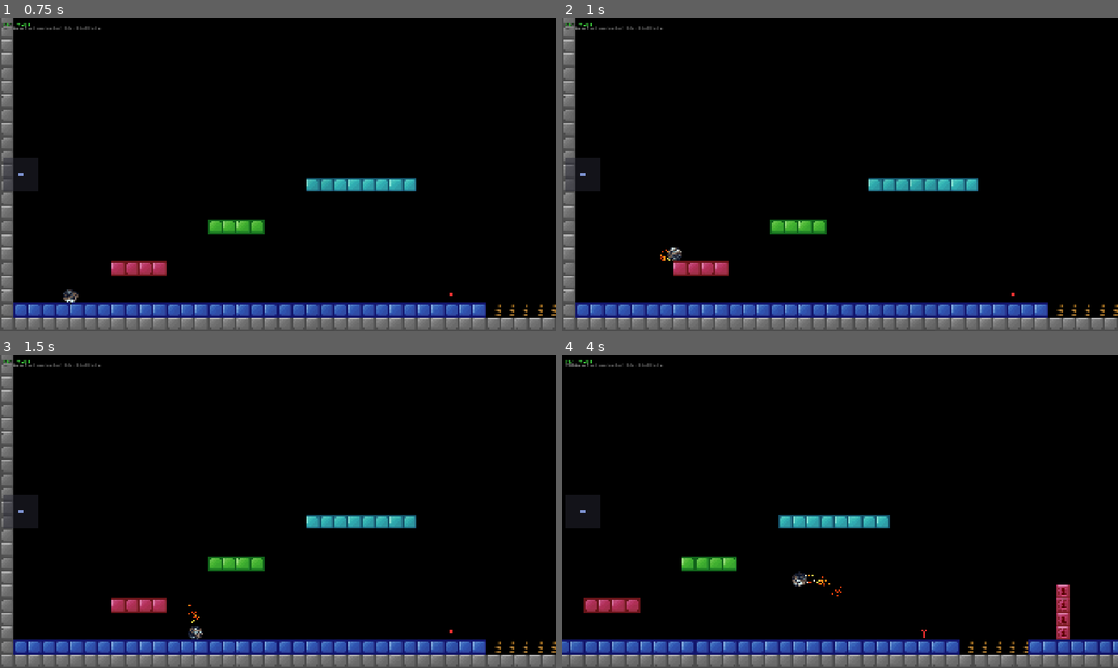
Above: before the commit, frames 1-4 (two rows, left to right).
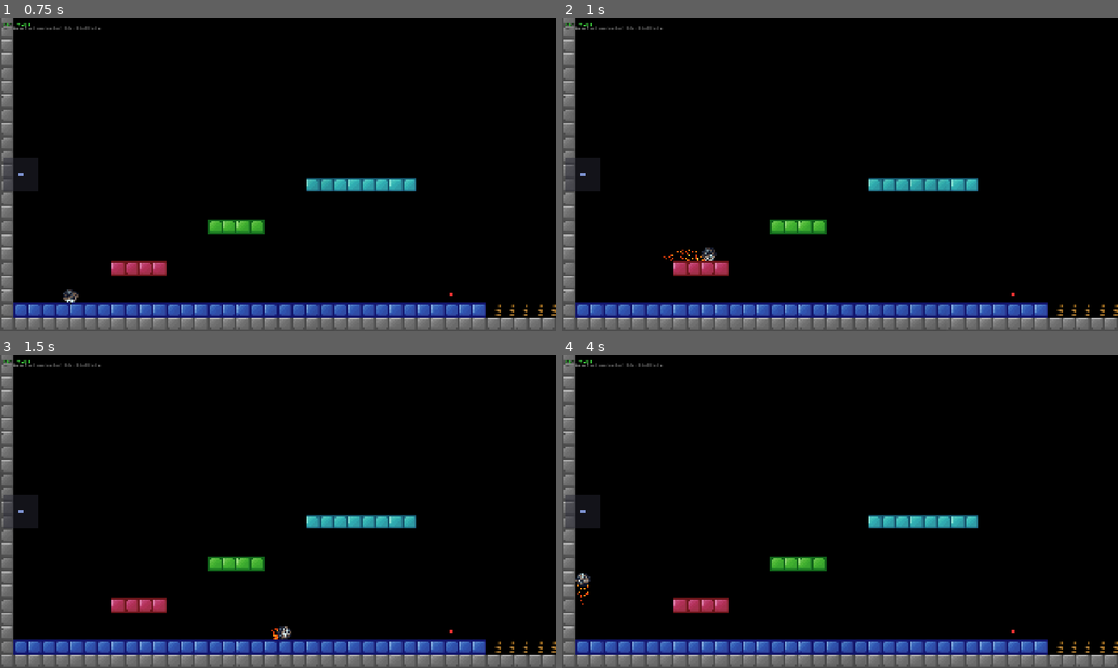
Above: after the commit, the same moments.

Repository: Wmoook/ee2
Game: Godot game, scene res://scenes/world/game.tscn
Two runs of this game, one before a commit and one after it. Both use one fixed random seed, a clock stepped at 60 frames per second and the inputs below.
Inputs (mouse positions are in pixels of both pictures, inside the frame that each line leads up to):
- Up to frame 1 (0.75 s): tap Enter at 0.5 s; move the mouse to (400, 158) at 0.52 s; hold D (move_right) from 0.53 s (still down); hold Mouse wheel up (block_next) from 0.53 s (still down); click (400, 158) at 0.67 s
- Up to frame 2 (1 s): keep holding D (move_right); keep holding Mouse wheel up (block_next); tap Space (jump) at 0.77 s
- Up to frame 3 (1.5 s): release D (move_right) at 1.25 s; release Mouse wheel up (block_next) at 1.25 s; drag from (166, 527) to (250, 574) at 1.27 s
- Up to frame 4 (4 s): move the mouse to (895, 442) at 2.02 s; press the mouse at (895, 442) at 2.03 s; hold D (move_right) 2.03-2.75 s; release the mouse at (895, 442) at 2.75 s; drag from (812, 574) to (673, 464) at 2.77 s; move the mouse to (1006, 558) at 3.52 s; hold A (move_left) from 3.53 s (still down); hold Ctrl from 3.53 s (still down); tap Space (jump) at 3.77 s

Frame 1 is identical in both runs. In frame 2, 0.2% of the frame differs, in the area x 17-28%, y 73-78%; in frame 3, 0.2%; in frame 4, 11%, in the area x 0-100%, y 0-100%.

Commit message:
Gap-assist: wider wall detection (4px), proper wall tile column, full fit check
Co-Authored-By: Claude Opus 4.6 (1M context) <noreply@anthropic.com>

Diff:
--- a/scripts/player/ee_physics.gd
+++ b/scripts/player/ee_physics.gd
@@ -225,24 +225,28 @@
 
 	# 7.05 Gap-assist: when falling past a 1x1 gap while holding toward it, ALWAYS enter
 	# Check ALL tile rows between pre-step and post-step Y (catches high-speed falls)
-	# 7.05 Gap-assist: when falling along a wall holding toward it, snap into any opening
+	# 7.05 Gap-assist: when moving toward a wall, snap into any opening passed through
 	if not is_god_mode and absf(_last_input_h) > 0.01 and _collides_fn.is_valid():
 		var dir: int = 1 if _last_input_h > 0 else -1
-		var ptx: int = int(floor((x + 8) / 16.0))
-		var side_tx: int = ptx + dir
-		# Only assist when the player is actually against a wall (blocked in that direction)
-		if _collides_px(x + dir, y):
-			# Scan every tile row between pre-step and post-step
-			var ty_start: int = int(floor(minf(_pre_step_y, y) / 16.0))
-			var ty_end: int = int(floor(maxf(_pre_step_y + 15, y + 15) / 16.0))
-			for ty in range(ty_start, ty_end + 1):
-				# Check if this row has an opening on the side (player could fit through)
-				var can_fit: bool = not _collides_fn.call(side_tx, ty)
-				if can_fit:
-					var aligned_y: float = float(ty) * 16.0
-					# Check if player WOULD fit at this Y (no collision)
-					if not _collides_px(x + dir * 2, aligned_y):
-						y = aligned_y
+		# Check if wall exists in that direction (within 4px)
+		var wall_blocked: bool = _collides_px(x + dir, y) or _collides_px(x + dir * 2, y) or _collides_px(x + dir * 4, y)
+		if wall_blocked:
+			# Find the wall tile column
+			var wall_tx: int
+			if dir > 0:
+				wall_tx = int(floor((x + 15) / 16.0)) + 1  # Tile to the right of player
+			else:
+				wall_tx = int(floor(x / 16.0)) - 1  # Tile to the left of player
+			# Scan tile rows the player passed through
+			var ty_min: int = int(floor(minf(_pre_step_y, y) / 16.0))
+			var ty_max: int = int(floor(maxf(_pre_step_y + 15, y + 15) / 16.0))
+			for ty in range(ty_min, ty_max + 1):
+				# Is this tile in the wall empty? (gap)
+				if not _collides_fn.call(wall_tx, ty):
+					var snap_y: float = float(ty) * 16.0
+					# Would player fit there? (check full collision at snapped position)
+					if not _collides_px(x, snap_y):
+						y = snap_y
 						_speedY = 0
 						break
 
